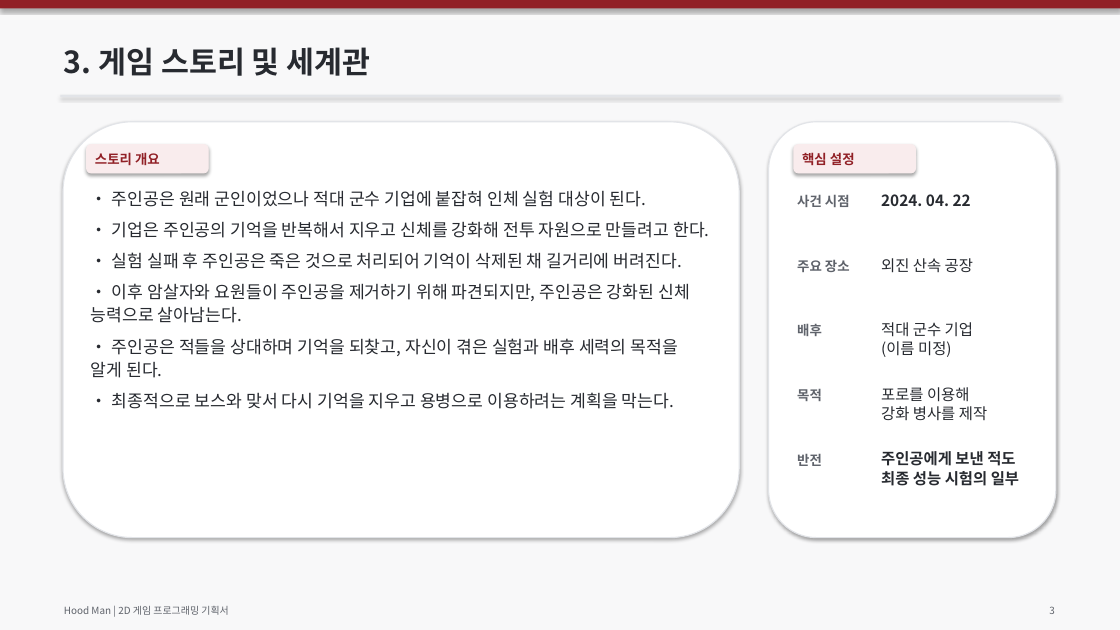
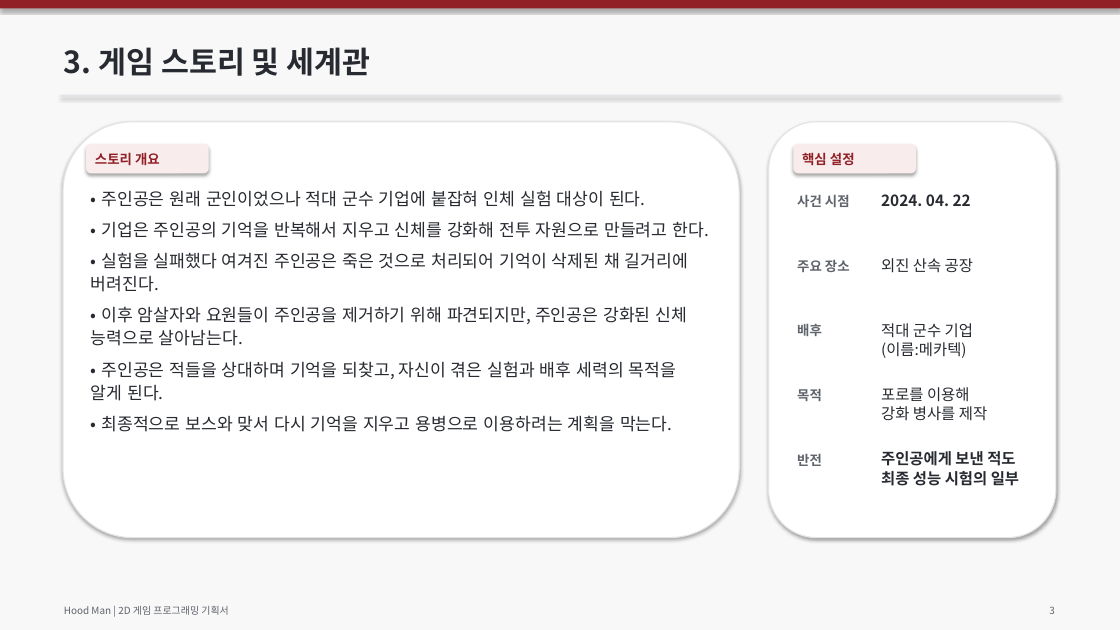
Before and after one commit to 2023180001-Kang/2DPRC, a slide deck: slide 3 of 2023180001_강동수_Hood_Man_2D게임_기획서.pptx. Drawn at 1120x630 pixels with LibreOffice and Linux fonts; fonts in the diff are those of the drawing. Boxes give left, top, right and bottom in pixels: in the first picture for what was removed or moved away, otherwise in the second. Text is boxed around its words. In the diff, an @@ line names an element or a change of style, - is before the commit and + after.

```diff
--- a/2023180001_강동수_Hood_Man_2D게임_기획서.pptx
+++ b/2023180001_강동수_Hood_Man_2D게임_기획서.pptx
@@ text at box(91, 252, 688, 292): text changed @@
-• 실험 실패 후 주인공은 죽은 것으로 처리되어 기억이 삭제된 채 길거리에 버려진다.
+• 실험을 실패했다 여겨진 주인공은 죽은 것으로 처리되어 기억이 삭제된 채 길거리에 버려진다.
@@ text at box(881, 323, 973, 358): text changed @@
-적대 군수 기업
-(이름 미정)
+적대 군수 기업
+(이름:메카텍)
```
Also in this commit, not shown: 3 other slides changed, 1 other file.
